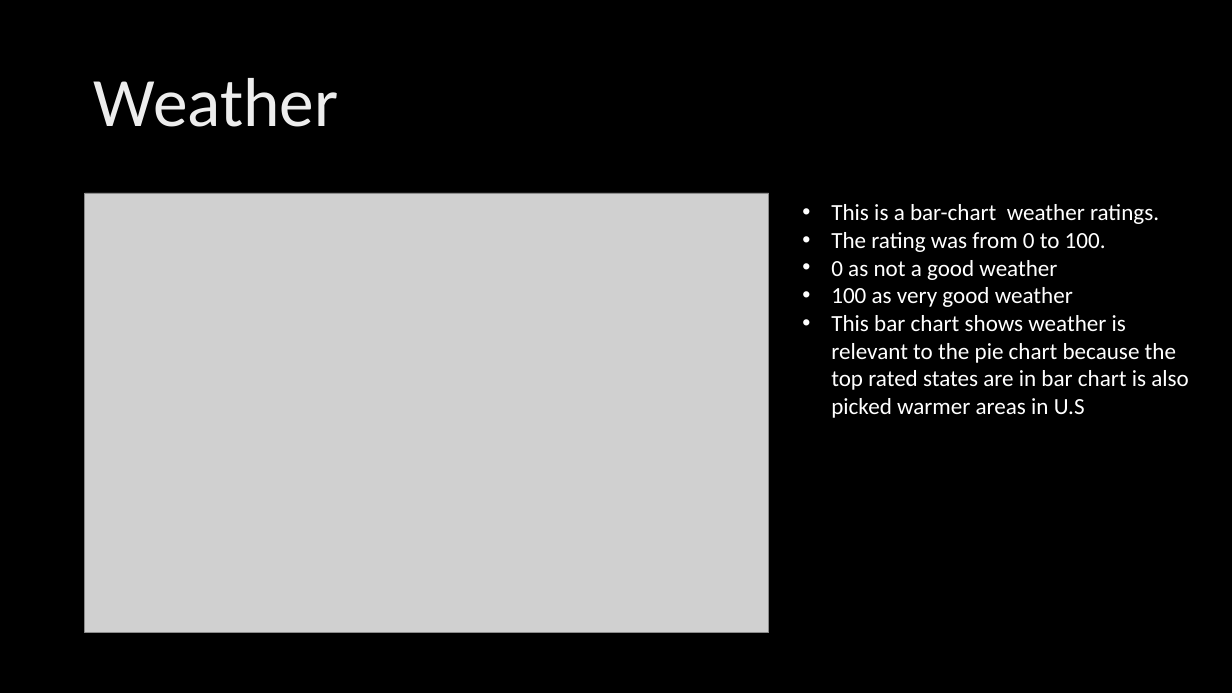
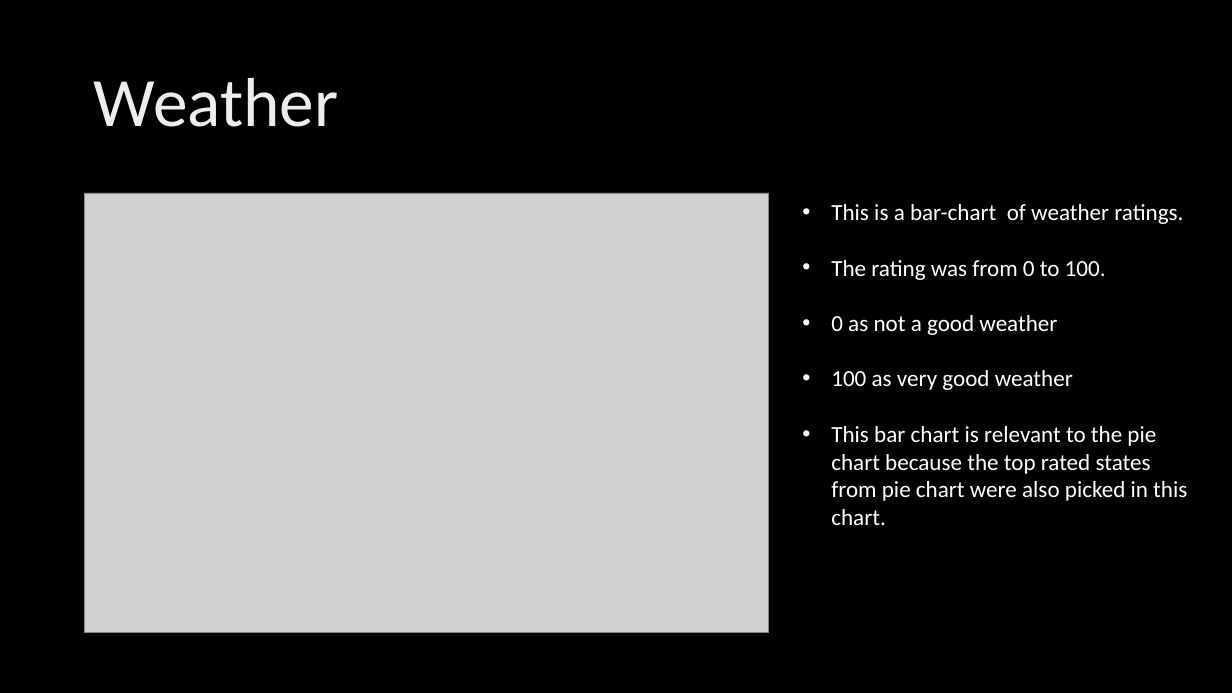
Before and after one commit to moonkang90/moonkang_proj2, a slide deck: slide 7 of MoonKangSCRAPY/realestate/Presentation- project 2 .pptx. Drawn at 1232x693 pixels with LibreOffice and Linux fonts; fonts in the diff are those of the drawing; grey boxes stand for pictures; background and template pictures are left out. Boxes give left, top, right and bottom in pixels: in the first picture for what was removed or moved away, otherwise in the second. Text is boxed around its words. In the diff, an @@ line names an element or a change of style, - is before the commit and + after.

```diff
--- a/MoonKangSCRAPY/realestate/Presentation- project 2 .pptx
+++ b/MoonKangSCRAPY/realestate/Presentation- project 2 .pptx
@@ text at [831, 204, 1183, 224]: text changed @@
-• This is a bar-chart weather ratings.
+• This is a bar-chart of weather ratings.
@@ text at [831, 426, 1187, 525]: text changed @@
-• This bar chart shows weather is relevant to the pie chart because the top rated states are in bar chart is also picked warmer areas in U.S
+• This bar chart is relevant to the pie chart because the top rated states from pie chart were also picked in this chart.
```
Also in this commit, not shown: 6 other slides changed, 2 other files.
